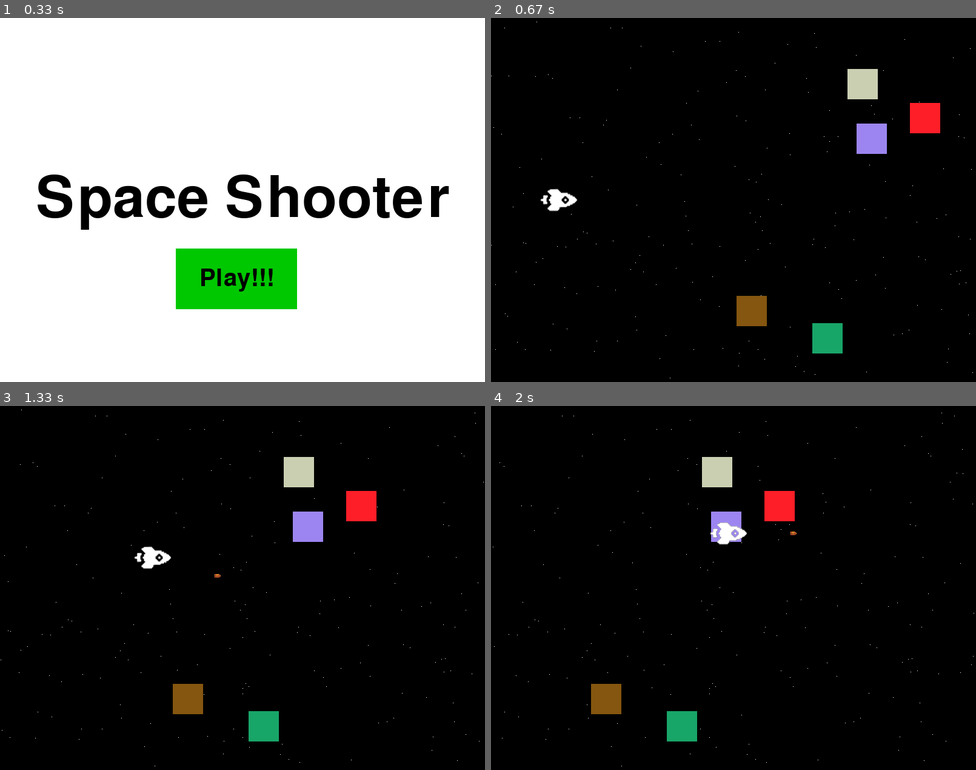
Above: before the commit, frames 1-4 (two rows, left to right).
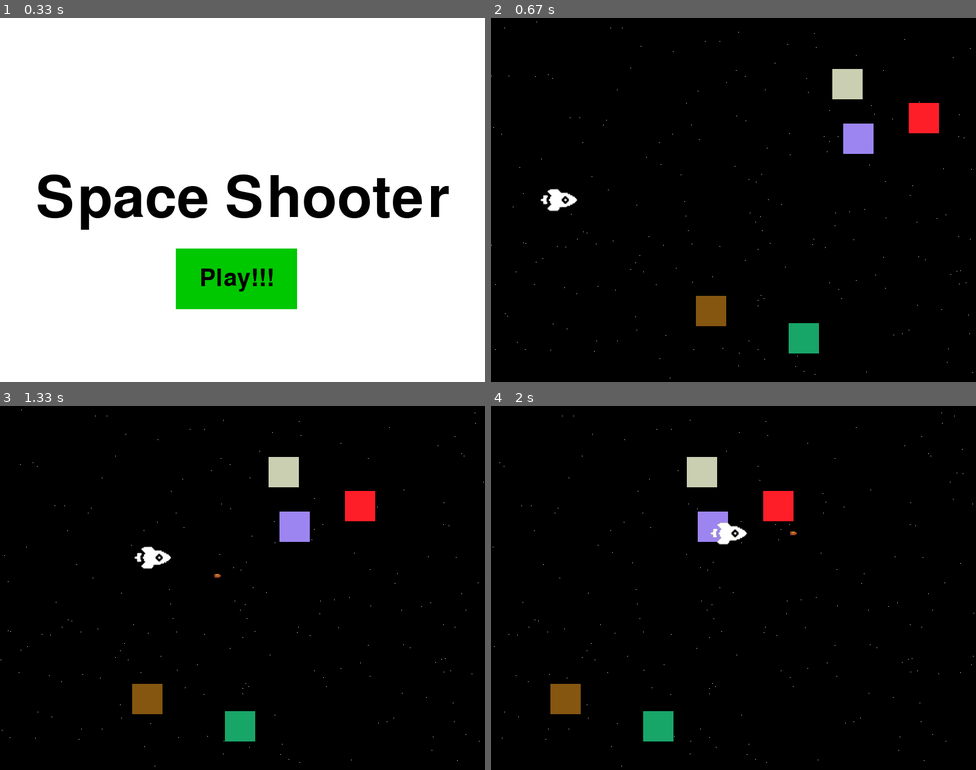
Above: after the commit, the same moments.

Repository: Rmdru/HR-pygame
Game: pygame game, started from main.py
Same seed, same stepped clock (60 frames per second), same inputs: the game is played once before the commit and once after it.
Inputs (mouse positions are in pixels of both pictures, inside the frame that each line leads up to):
- Up to frame 1 (0.33 s): no input
- Up to frame 2 (0.67 s): click "Play!!!" at 0.38 s
- Up to frame 3 (1.33 s): hold D 0.67-1.13 s; move the mouse to (223, 602) at 0.7 s; hold W from 1.17 s (still down); tap Space at 1.23 s
- Up to frame 4 (2 s): release W at 1.47 s; hold D 1.5-1.97 s; tap Space at 1.57, 1.87 s

Frame 1 is identical in both runs. In frame 2, 2.9% of the frame differs, in the area x 42-93%, y 14-93%; in frame 3, 2.9%; in frame 4, 2.8%.

Commit message:
HOTFIX: time element and target spawn interval added to game

Diff:
--- a/main.py
+++ b/main.py
@@ -12,7 +12,8 @@
 TARGET_AMOUNT = 5
 TARGET_SPEED = [-3, 0]
 TARGET_SIZE = 50
-TARGET_SPAWN_AREA_WIDTH = 0.5
+TARGET_SPAWN_AREA_WIDTH = 0.4
+TARGET_SPAWN_INTERVAL = 5
 BLACK = (0, 0, 0)
 WHITE = (255, 255, 255)
 DARK_GREEN = (0, 200, 0)
@@ -47,6 +48,8 @@
     return text_display, text_display.get_rect()
 
 def game_loop():
+    game_frame = 0
+
     # create background
     background = pygame.Surface(canvas.get_size())
     background = background.convert()
@@ -61,12 +64,16 @@
     #generate target surfaces
     targets_surface = []
     targets_color = []
-    for i in range(TARGET_AMOUNT):
-        target_color = (random.randint(0, 255), random.randint(0, 255), random.randint(0, 255))
-        spawn_area_width = SCREEN_WIDTH * TARGET_SPAWN_AREA_WIDTH
-        target_surface = pygame.Rect(pygame.Rect(random.randint(spawn_area_width, SCREEN_WIDTH - TARGET_SIZE), random.randint(0, SCREEN_HEIGHT - TARGET_SIZE), TARGET_SIZE, TARGET_SIZE))
-        targets_surface.append(target_surface)
-        targets_color.append(target_color)
+
+    def spawn_targets():
+        for i in range(TARGET_AMOUNT):
+            target_color = (random.randint(0, 255), random.randint(0, 255), random.randint(0, 255))
+            spawn_area_width = SCREEN_WIDTH * TARGET_SPAWN_AREA_WIDTH
+            target_surface = pygame.Rect(pygame.Rect(random.randint(spawn_area_width, SCREEN_WIDTH - TARGET_SIZE), random.randint(0, SCREEN_HEIGHT - TARGET_SIZE), TARGET_SIZE, TARGET_SIZE))
+            targets_surface.append(target_surface)
+            targets_color.append(target_color)
+
+    spawn_targets()
 
     # Player
     PlayerImg = pygame.image.load("rocket.png")
@@ -93,6 +100,11 @@
         canvas.blit(PlayerImg, (x, y))
 
     while True:
+        game_frame = game_frame + 1
+        game_time = game_frame / GAME_SPEED
+
+        if game_time % TARGET_SPAWN_INTERVAL == 0:
+            spawn_targets()
 
         background.fill((0, 0, 0))
         for star in stars:
